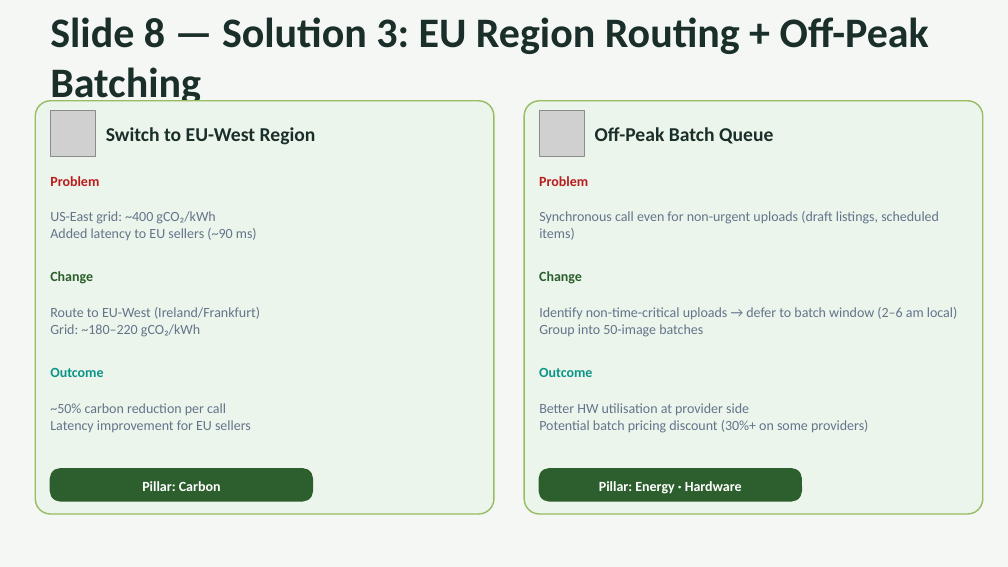
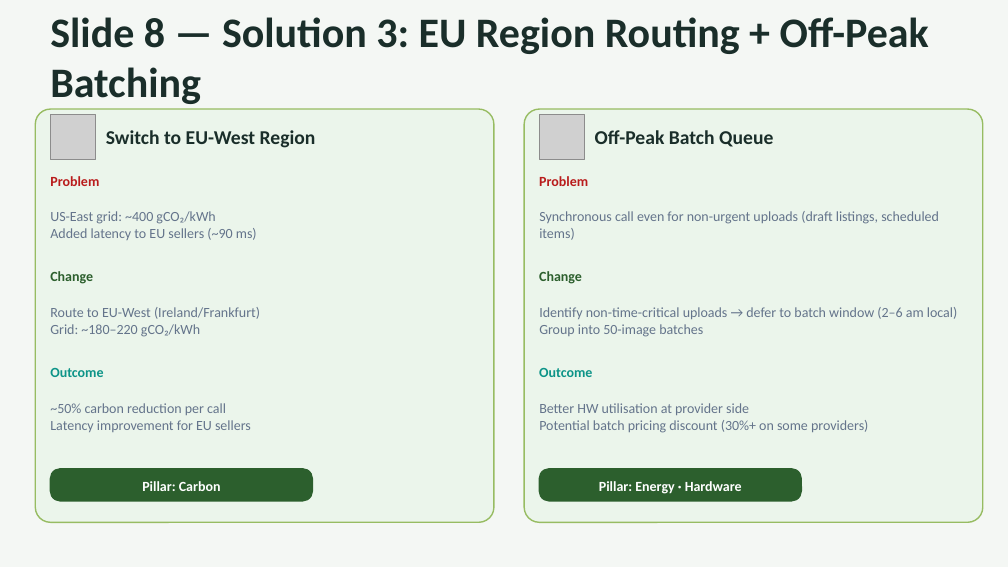
Before and after one commit to Dilia108/lab_green-tech-assessment, a slide deck: slide 9 of ClearCart_GreenTech_Assessment.pptx. Drawn at 1008x567 pixels with LibreOffice and Linux fonts; fonts in the diff are those of the drawing; grey boxes stand for pictures. Boxes give left, top, right and bottom in pixels: in the first picture for what was removed or moved away, otherwise in the second. Text is boxed around its words. In the diff, an @@ line names an element or a change of style, - is before the commit and + after.

```diff
--- a/ClearCart_GreenTech_Assessment.pptx
+++ b/ClearCart_GreenTech_Assessment.pptx
@@ rounded rectangle: place and size @@
-rounded rectangle at <box>35,101,494,514</box>
+rounded rectangle at <box>35,109,494,522</box>
@@ rounded rectangle: place and size @@
-rounded rectangle at <box>524,101,983,514</box>
+rounded rectangle at <box>524,109,983,522</box>
```
Also in this commit, not shown: 4 other slides changed, 1 other file.
